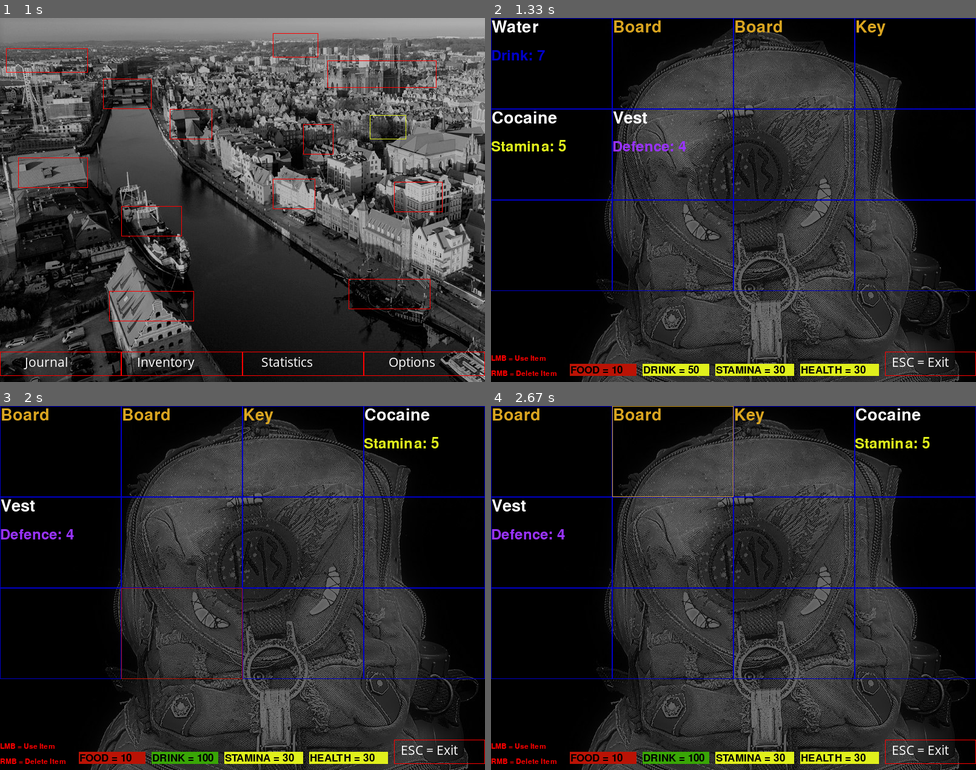
Above: before the commit, frames 1-4 (two rows, left to right).
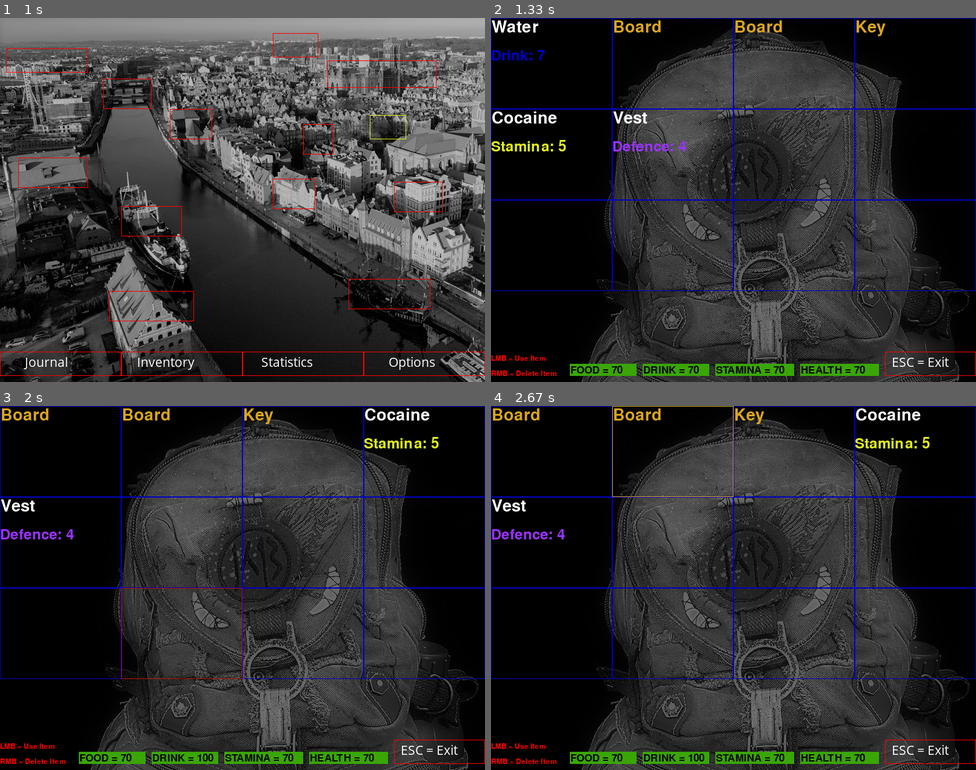
Above: after the commit, the same moments.

Repository: darek-k/pygame-project
Game: pygame game, started from test.py
Same seed, same stepped clock (60 frames per second), same inputs: the game is played once before the commit and once after it.
Inputs (mouse positions are in pixels of both pictures, inside the frame that each line leads up to):
- Up to frame 1 (1 s): click (242, 200) at 0.38 s
- Up to frame 2 (1.33 s): click "Inventory" at 1.22 s
- Up to frame 3 (2 s): click (116, 453) at 1.55 s; click "YES" at 1.88 s
- Up to frame 4 (2.67 s): click (718, 526) at 2.22 s; click (655, 467) at 2.55 s

Frame 1 is identical in both runs. In frame 2, 1.7% of the frame differs, in the area x 16-80%, y 95-99%; in frame 3, 1.3%; in frame 4, 1.3%.

Commit message:
Add .gitignore file

Diff:
--- a/test.py
+++ b/test.py
@@ -159,10 +159,10 @@
         self.attack = 1
         self.defence = 1
 
-        self.food = 10
-        self.drink = 50
-        self.stamina = 30
-        self.health = 30
+        self.food = 70
+        self.drink = 70
+        self.stamina = 70
+        self.health = 70
 
         self.exp = 40
         self.exp_to_next_level = 50
@@ -1462,53 +1462,73 @@
 
 class SearchItem:
     def __init__(self):
+        self.black_pearl_number_of_items = 0
         self.chest_black_pearl = [axe]
         self.found_items_black_pearl = []
-
+        self.entered_the_black_pearl = False
+        self.in_location_black_pearl = False
+
+
+        self.bridge_number_of_items = 0
         self.chest_bridge = []
         self.found_items_bridge = []
 
+        self.crane_number_of_items = 0
         self.chest_crane = [armor]
         self.found_items_crane = []
 
+        self.flat_number_of_items = 0
         self.chest_flat = [apple, bread]
         self.found_items_flat = []
 
+        self.forest_number_of_items = 0
         self.chest_forest = [apple]
         self.found_items_forest = []
 
+        self.gate_number_of_items = 0
         self.chest_gate = [apple]
         self.found_items_gate = []
 
+        self.hotel_number_of_items = 0
         self.chest_hotel = [water]
         self.found_items_hotel = []
 
+        self.office_number_of_items = 0
         self.chest_office = [axe]
         self.found_items_office = []
 
+        self.opera_number_of_items = 0
         self.chest_opera = [sword]
         self.found_items_opera = []
 
+        self.restaurant_number_of_items = 0
         self.chest_restaurant = [raw_meat, raw_fish]
         self.found_items_restaurant = []
 
+        self.soldek_number_of_items = 0
         self.chest_soldek = [fishing_trouser]
         self.found_items_soldek = []
 
+        self.basilica_number_of_items = 0
         self.chest_basilica = [vest, sweatpants]
         self.found_items_basilica = []
 
+        self.supermarket_number_of_items = 0
         self.chest_supermarket = [apple, apple, apple, potato, potato, potato, bread, bread, raw_fish, raw_fish,
                                   raw_meat]
         self.found_items_supermarket = []
 
-    def search(self, chest_location, found_item_location):
+
+    def search(self, chest_location, found_item_location, number_of_items):
         try:
             random_index = random.randint(0, len(chest_location) - 1)  # Searching for random item
             found_item = chest_location[random_index]
+
+            number_of_items -= 1
+            print('number_of_items = ', number_of_items)
             # Add item to found items and remove from the chest
             found_item_location.append(found_item)
-            chest_location.remove(found_item)
+            # chest_location.remove(found_item)
 
             player1.food -= 10
             player1.drink -= 10
@@ -1525,7 +1545,7 @@
 
         except ValueError:
             self.show_found_items(found_item_location)
-            button_maker(200, 275, 400, 40, 'blue', 'blue', '', 36, "There's nothing more", 'white',
+            button_maker(200, 275, 370, 40, 'blue', 'blue', '', 36, "There's nothing more", 'white',
                          transparent_on=False, transparent_off=False)
             pygame.display.update()
             time.sleep(1)
@@ -1600,7 +1620,7 @@
 
 class SearchWindow:
 
-    def open_search_window(self, image, previous_window, chest_location, found_item_location):  # Create Chest Window
+    def open_search_window(self, image, previous_window, chest_location, found_item_location, number_of_items):  # Create Chest Window
         while True:
             # Handle events
             for event in pygame.event.get():
@@ -1615,7 +1635,7 @@
                     button = pygame.Rect(0, 550, 100, 40)
                     if event.button == 1:
                         if button.collidepoint(event.pos):
-                            chest.search(chest_location, found_item_location)  # Add items to the "found items" chest
+                            chest.search(chest_location, found_item_location, number_of_items)  # Add items to the "found items" chest
                             # chest_inventory.open_search_window(image, location_window.open_location_window,
                             #                                    chest_location, found_item_location)
                             pygame.display.update()
@@ -1715,10 +1735,22 @@
 
 
 class LocationWindow:
-    def open_location_window(self, image, window_name, chest_location, found_item_location, defence, location_name):
+    def __init__(self):
+        self.locations = ['black_pearl', 'bridge', 'crane', 'flat', 'forest', 'gate', 'hotel', 'office', 'opera',
+                          'restaurant', 'soldek', 'basilica', 'supermarket']
+
+
+    def open_location_window(self, image, window_name, chest_location, found_item_location, defence, location_name,
+                             number_of_items, entered_the_location, in_location):
+
+        entered_the_location = True
+        in_location = True
+
+        if number_of_items < 1:
+            number_of_items = random.randint(1,12)
 
         while True:
-            # Hand;e events
+            # Handle events
             for event in pygame.event.get():
                 if event.type == pygame.QUIT:
                     pygame.quit()
@@ -1731,9 +1763,9 @@
                     button = pygame.Rect(0, 550, 200, 40)
                     if event.button == 1:
                         if button.collidepoint(event.pos):
-                            chest.search(chest_location, found_item_location)
+                            chest.search(chest_location, found_item_location, number_of_items)
                             chest_inventory.open_search_window(image, location_window.open_location_window,
-                                                               chest_location, found_item_location)
+                                                               chest_location, found_item_location, number_of_items)
                             pygame.display.update()
                             clock.tick(FPS)
 
@@ -1819,7 +1851,9 @@
                             door_sound.play()
                             location_window.open_location_window('images/black_pearl.jpg', '"Black Pearl"',
                                                                  chest.chest_black_pearl, chest.found_items_black_pearl,
-                                                                 barricade.black_pearl_defense, 'black_pearl')
+                                                                 barricade.black_pearl_defense, 'black_pearl',
+                                                                 chest.black_pearl_number_of_items, chest.entered_the_black_pearl,
+                                                                 chest.in_location_black_pearl)
 
                 if event.type == pygame.MOUSEBUTTONDOWN:  # Open a "Bridge" window
                     button = pygame.Rect(170, 100, 80, 50)
